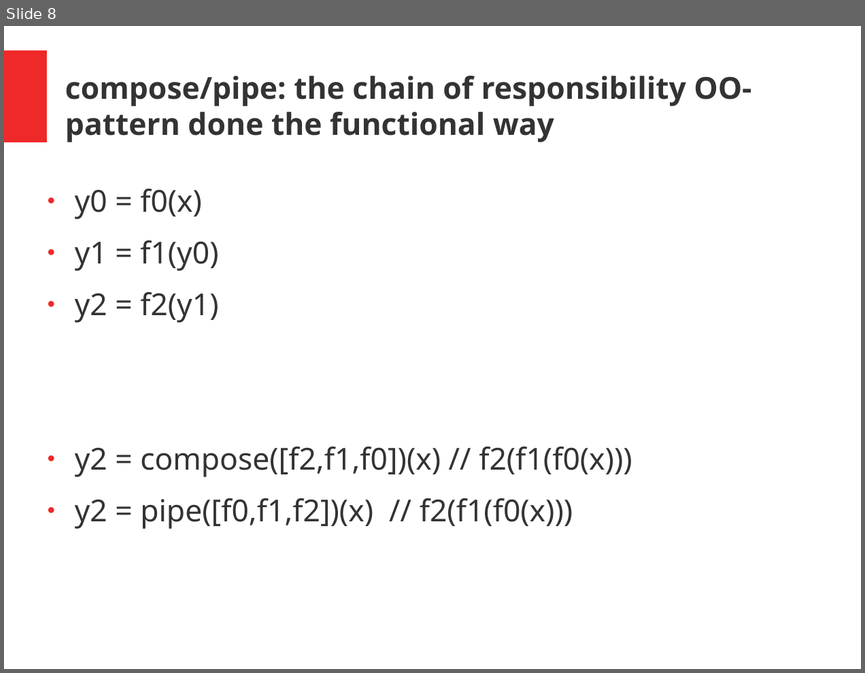
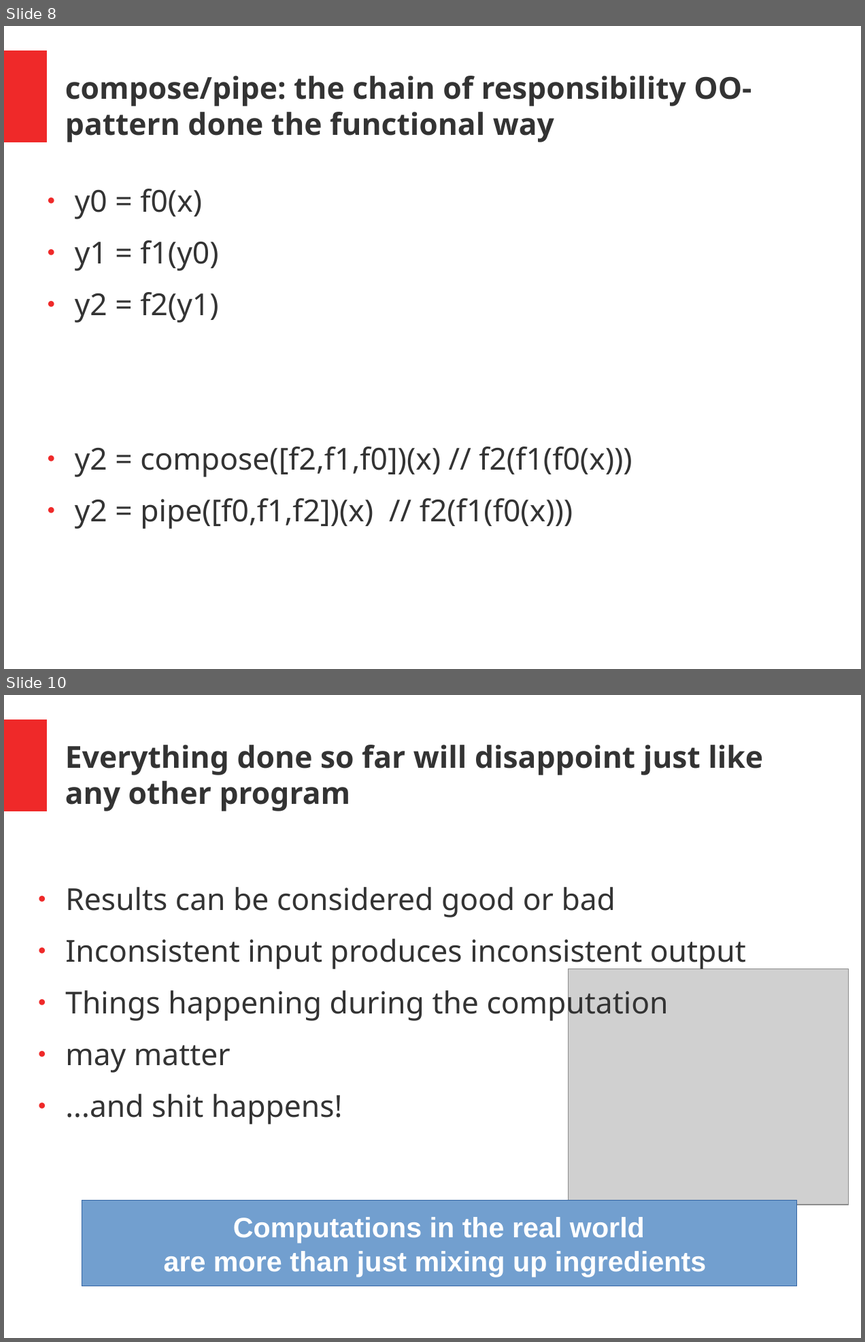
Before and after one commit to Muzietto/funzionale-alla-statale, a slide deck: presentations/ew_fp_js_slides.pptx. Shown one above the other, each under a label of ours: slide 8 before the commit, slides 8 and 10 after it; the slides between them are not shown. The pictures are 865x673 and 865x1342 pixels, drawn with LibreOffice and Linux fonts; fonts in the diff are those of the drawing; grey boxes stand for pictures. Boxes give left, top, right and bottom in pixels: in the first picture for what was removed or moved away, otherwise in the second. Text is boxed around its words. In the diff, an @@ line names an element or a change of style, - is before the commit and + after.

```diff
--- a/presentations/ew_fp_js_slides.pptx
+++ b/presentations/ew_fp_js_slides.pptx
@@ slide 10 added at [4, 695, 861, 1338], background #FFFFFF; not listed: 1 template element that a slide beside it also shows @@
@@ text added at [65, 745, 763, 811], 28 pt, text #333333, bold @@
+Everything done so far will disappoint just like any other program
@@ text added at [65, 887, 746, 1124], 28 pt, text #333333 @@
+● Results can be considered good or bad
+● Inconsistent input produces inconsistent output
+● Things happening during the computation
+● may matter
+● ...and shit happens!
@@ picture added at [568, 968, 849, 1204] @@
@@ rectangle added at [82, 1200, 797, 1286], fill #729FCF, outline #3465A4 0.75 pt, 26 pt, text #FFFFFF, bold @@
+Computations in the real world
+are more than just mixing up ingredients
```
Also in this commit, not shown: 2 slides changed, 2 other slides added.
